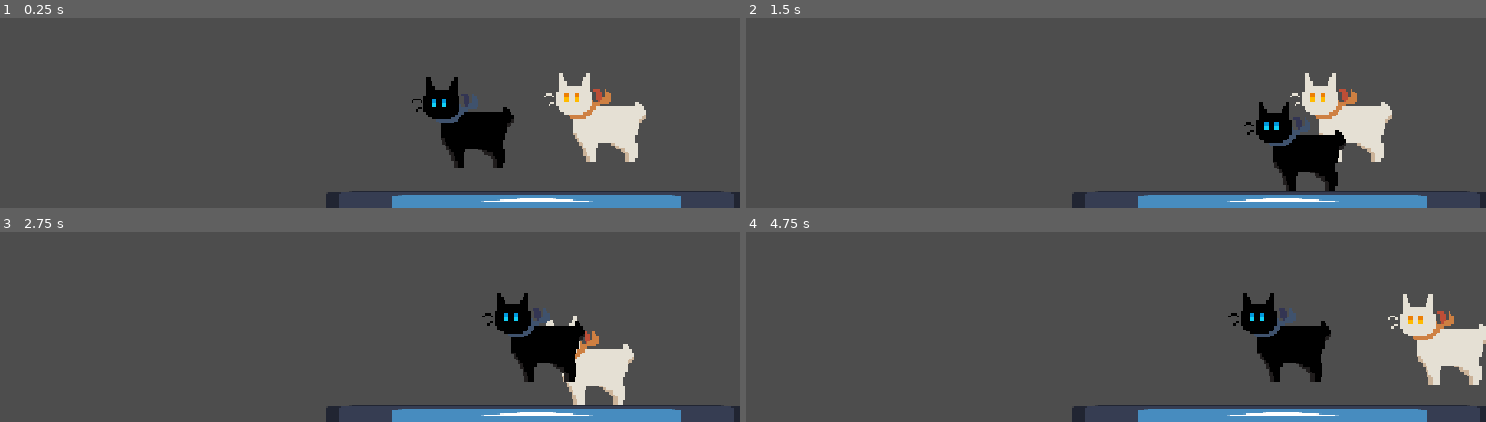
Above: before the commit, frames 1-4 (two rows, left to right).
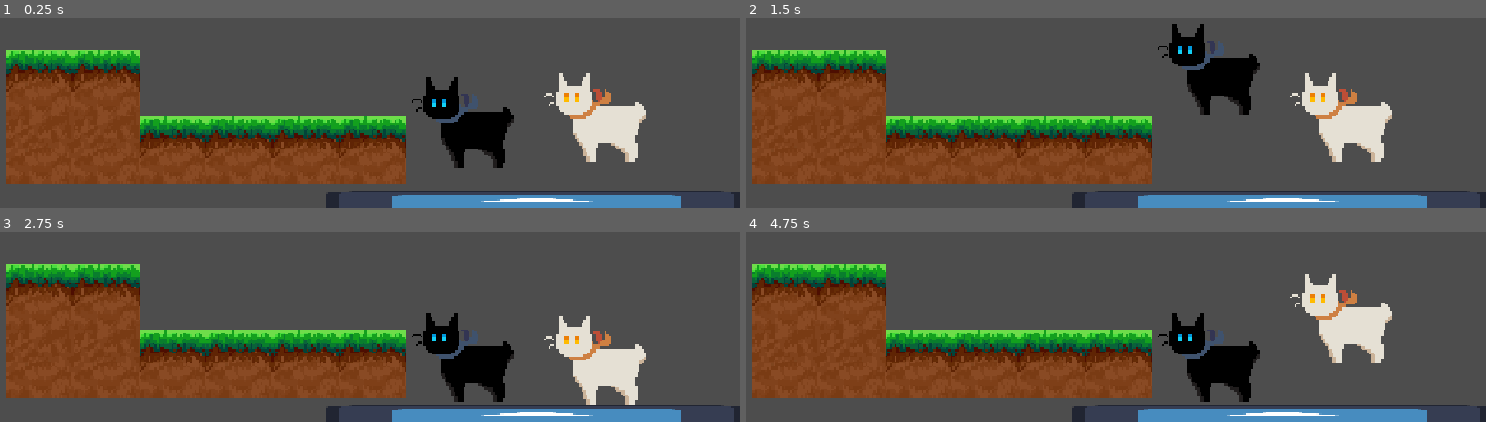
Above: after the commit, the same moments.

Repository: not-scarlet/HackHavenGame2026
Game: Godot game, scene res://scenes/MainLevel.tscn
Same seed, same stepped clock (60 frames per second), same inputs: the game is played once before the commit and once after it. The engine's default icon, where the game draws it, is replaced by a stand-in: a white triangle on a blue panel in a dark square.
Inputs:
- Up to frame 1 (0.25 s): no input
- Up to frame 2 (1.5 s): tap Enter (ui_accept) at 0.5, 0.6 s; hold Right (ui_right) from 0.53 s (still down); tap W (jump, bound only after the commit) at 0.77, 0.8, 1.07, 1.35 s
- Up to frame 3 (2.75 s): tap W (jump, bound only after the commit) at 1.52, 1.82, 2.3 s; tap Enter (ui_accept) at 1.55 s; release Right (ui_right) at 2.03 s; hold Left (ui_left) from 2.03 s (still down); tap Q (SwapPlayer) at 2.1 s
- Up to frame 4 (4.75 s): release Left (ui_left) at 2.78 s; hold Right (ui_right) 2.78-4.28 s; tap Enter (ui_accept) at 2.85, 3.6, 4.55 s; tap W (jump, bound only after the commit) at 3.02, 3.32, 3.77, 3.8, 4.07, 4.35, 4.52 s; hold Left (ui_left) from 4.28 s (still down)

The runs differ from the first frame. In frame 1, 26% of the frame differs, in the area x 0-55%, y 16-88%; in frame 2, 32%; in frame 3, 33%; in frame 4, 38%, in the area x 0-100%, y 16-90%.

Commit message:
Tile map works and controls changed

Diff:
--- a/project.godot
+++ b/project.godot
@@ -27,6 +27,22 @@
 "events": [Object(InputEventKey,"resource_local_to_scene":false,"resource_name":"","device":-1,"window_id":0,"alt_press …(192 unchanged characters)…
 ]
 }
+jump={
+"deadzone": 0.2,
+"events": [Object(InputEventKey,"resource_local_to_scene":false,"resource_name":"","device":-1,"window_id":0,"alt_pressed":false,"shift_pressed":false,"ctrl_pressed":false,"meta_pressed":false,"pressed":false,"keycode":0,"physical_keycode":87,"key_label":0,"unicode":119,"location":0,"echo":false,"script":null)
+, Object(InputEventKey,"resource_local_to_scene":false,"resource_name":"","device":-1,"window_id":0,"alt_pressed":false,"shift_pressed":false,"ctrl_pressed":false,"meta_pressed":false,"pressed":false,"keycode":0,"physical_keycode":32,"key_label":0,"unicode":32,"location":0,"echo":false,"script":null)
+]
+}
+move_left={
+"deadzone": 0.2,
+"events": [Object(InputEventKey,"resource_local_to_scene":false,"resource_name":"","device":-1,"window_id":0,"alt_pressed":false,"shift_pressed":false,"ctrl_pressed":false,"meta_pressed":false,"pressed":false,"keycode":0,"physical_keycode":65,"key_label":0,"unicode":97,"location":0,"echo":false,"script":null)
+]
+}
+move_right={
+"deadzone": 0.2,
+"events": [Object(InputEventKey,"resource_local_to_scene":false,"resource_name":"","device":-1,"window_id":0,"alt_pressed":false,"shift_pressed":false,"ctrl_pressed":false,"meta_pressed":false,"pressed":false,"keycode":0,"physical_keycode":68,"key_label":0,"unicode":100,"location":0,"echo":false,"script":null)
+]
+}
 
 [physics]
 
--- a/scenes/MainLevel.tscn
+++ b/scenes/MainLevel.tscn
@@ -4,12 +4,23 @@
 [ext_resource type="PackedScene" uid="uid://cqx7mwxbm0vbo" path="res://Player.tscn" id="2_jsrw5"]
 [ext_resource type="Texture2D" uid="uid://blhd12rtwxa8o" path="res://assets/Sprites/white cat sheet (1).png" id="3_jsrw5"]
 [ext_resource type="Texture2D" uid="uid://l3lqww83la73" path="res://assets/Sprites/black cat sheet.png" id="4_jsrw5"]
+[ext_resource type="Texture2D" uid="uid://cpi5gawq46vke" path="res://assets/Sprites/the most basic tileset EVER (3).png" id="5_ykko5"]
 
 [sub_resource type="RectangleShape2D" id="RectangleShape2D_pxvb0"]
 size = Vector2(125, 120)
 
+[sub_resource type="TileSetAtlasSource" id="TileSetAtlasSource_yxyfn"]
+texture = ExtResource("5_ykko5")
+texture_region_size = Vector2i(32, 32)
+0:0/0 = 0
+0:0/0/physics_layer_0/polygon_0/points = PackedVector2Array(-16, -16, 16, -16, 16, 16, -16, 16)
+0:1/0 = 0
+0:1/0/physics_layer_0/polygon_0/points = PackedVector2Array(-16, -16, 16, -16, 16, 16, -16, 16)
+
 [sub_resource type="TileSet" id="TileSet_k3env"]
 tile_size = Vector2i(32, 32)
+physics_layer_0/collision_layer = 1
+sources/1 = SubResource("TileSetAtlasSource_yxyfn")
 
 [node name="Node2D" type="Node2D" unique_id=258943500]
 
@@ -36,5 +47,7 @@
 zoom = Vector2(0.5, 0.5)
 
 [node name="TileMap" type="TileMap" parent="." unique_id=675677966]
+scale = Vector2(6, 6)
 tile_set = SubResource("TileSet_k3env")
 format = 2
+layer_0/tile_data = PackedInt32Array(131072, 1, 0, 196607, 1, 0, 196606, 1, 0, 196605, 1, 0, 131067, 1, 0, 196603, 1, 1, 196604, 1, 1, 131068, 1, 0)
--- a/scripts/Player.gd
+++ b/scripts/Player.gd
@@ -1,8 +1,8 @@
 extends CharacterBody2D
 
 
-const SPEED = 300.0
-const JUMP_VELOCITY = -400.0
+const SPEED = 500.0
+const JUMP_VELOCITY = -650.0
 @export var player_enabled = false
 @export var sprite_cat = Texture2D
 
@@ -38,12 +38,12 @@
 		velocity += get_gravity() * delta
 
 	# Handle jump.
-	if Input.is_action_just_pressed("ui_accept") and is_on_floor():
+	if Input.is_action_just_pressed("jump") and is_on_floor():
 		velocity.y = JUMP_VELOCITY
 
 	# Get the input direction and handle the movement/deceleration.
 	# As good practice, you should replace UI actions with custom gameplay actions.
-	var direction := Input.get_axis("ui_left", "ui_right")
+	var direction := Input.get_axis("move_left", "move_right")
 	if direction:
 		velocity.x = direction * SPEED
 	else:
Binary file added: assets/Sprites/the most basic tileset EVER (3).png
Not shown, added: assets/Sprites/the most basic tileset EVER (3).png.import
